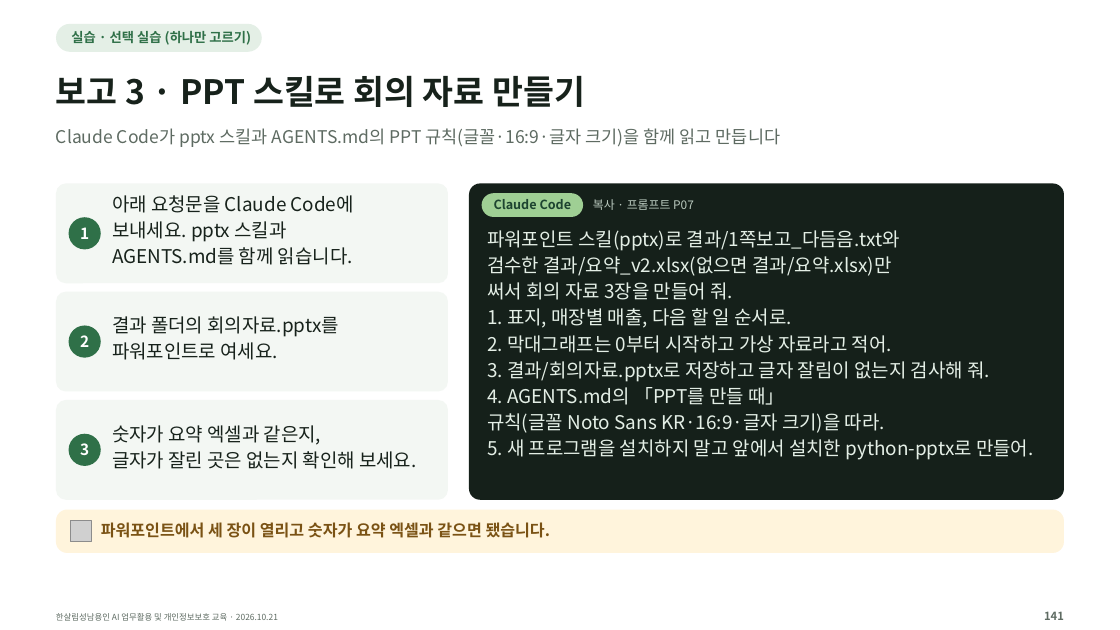
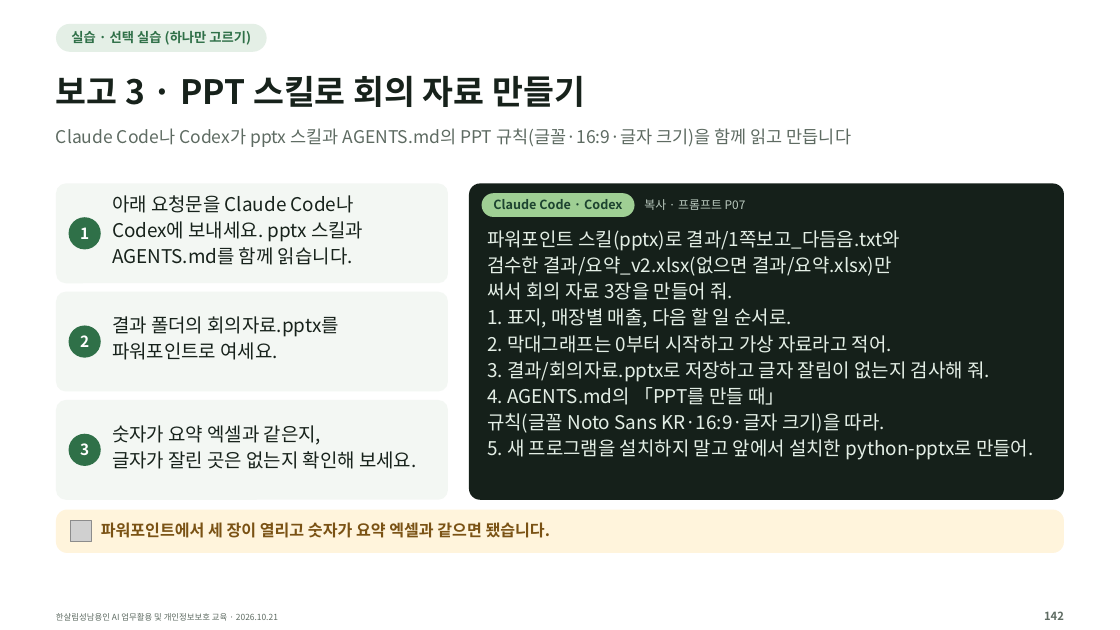
Before and after one commit to kscold/kscold-blog-version-2, a slide deck: slide 142 of apps/web/public/hansalim/files/한살림_AI교육_강의자료.pptx (slide 141 before the commit). Drawn at 1120x630 pixels with LibreOffice and Linux fonts; fonts in the diff are those of the drawing; grey boxes stand for pictures. Boxes give left, top, right and bottom in pixels: in the first picture for what was removed or moved away, otherwise in the second. Text is boxed around its words. In the diff, an @@ line names an element or a change of style, - is before the commit and + after.

```diff
--- a/apps/web/public/hansalim/files/한살림_AI교육_강의자료.pptx
+++ b/apps/web/public/hansalim/files/한살림_AI교육_강의자료.pptx
@@ rounded rectangle: place and size @@
-rounded rectangle at bbox=[56, 24, 262, 51]
+rounded rectangle at bbox=[56, 24, 267, 51]
@@ text at bbox=[56, 128, 851, 147]: text changed @@
-Claude Code가 pptx 스킬과 AGENTS.md의 PPT 규칙(글꼴·16:9·글자 크기)을 함께 읽고 만듭니다
+Claude Code나 Codex가 pptx 스킬과 AGENTS.md의 PPT 규칙(글꼴·16:9·글자 크기)을 함께 읽고 만듭니다
@@ text at bbox=[112, 195, 363, 242]: text changed @@
-아래 요청문을 Claude Code에
-보내세요. pptx 스킬과
+아래 요청문을 Claude Code나
+Codex에 보내세요. pptx 스킬과
@@ rounded rectangle: place and size @@
-rounded rectangle at bbox=[481, 193, 583, 217]
+rounded rectangle at bbox=[481, 193, 634, 217]
@@ text at bbox=[493, 199, 622, 209]: text changed @@
-Claude Code
+Claude Code · Codex
@@ text "복사 · 프롬프트 P07": place and size @@
-text "복사 · 프롬프트 P07" at bbox=[593, 199, 694, 210]
+text "복사 · 프롬프트 P07" at bbox=[644, 199, 746, 210]
```
Also in this commit, not shown: 151 other slides changed, 2 slides added, 1 slide removed, 3 other files.
